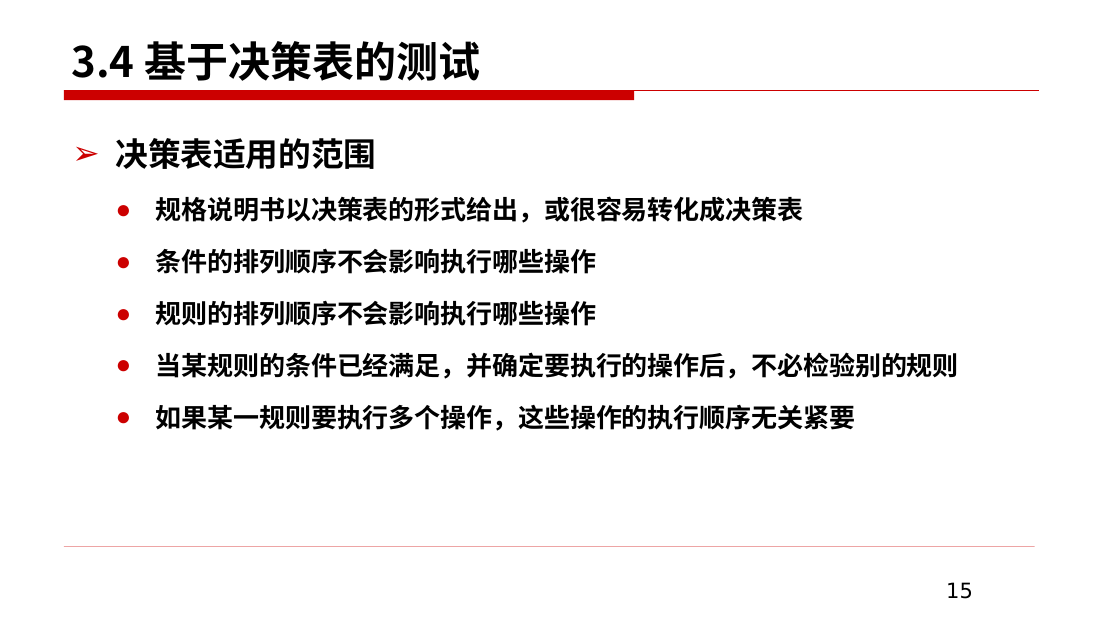
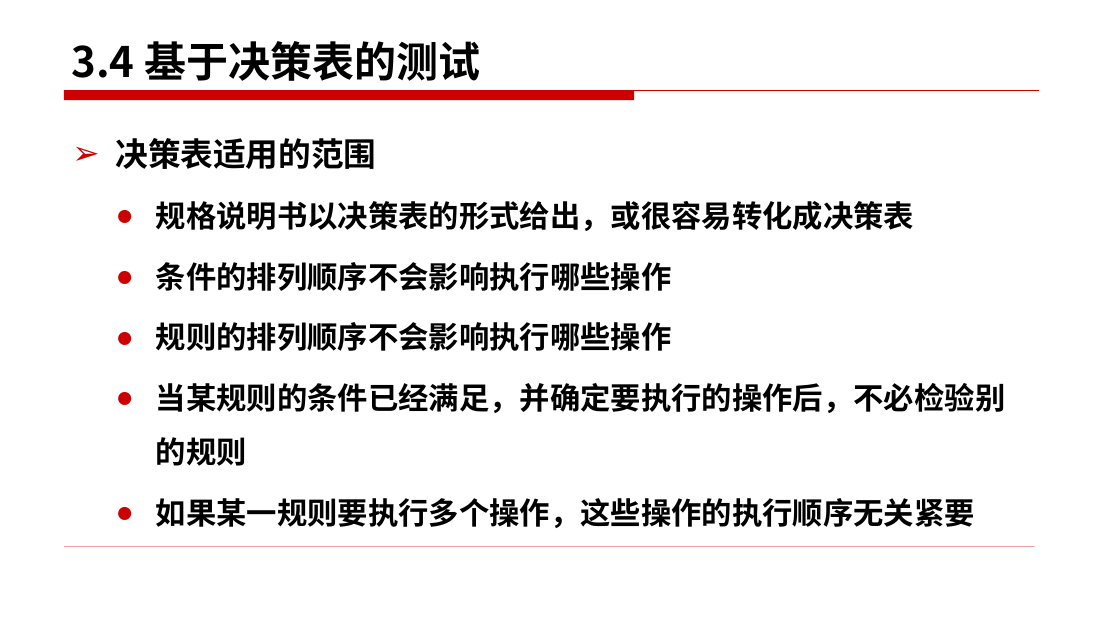
Before and after one commit to edu2act/course-foundation-software-tesing, a slide deck: slide 15 of materials/slides/3.4 .pptx. Drawn at 1120x630 pixels with LibreOffice and Linux fonts; fonts in the diff are those of the drawing. Boxes give left, top, right and bottom in pixels: in the first picture for what was removed or moved away, otherwise in the second. Text is boxed around its words. In the diff, an @@ line names an element or a change of style, - is before the commit and + after.

```diff
--- a/materials/slides/3.4 .pptx
+++ b/materials/slides/3.4 .pptx
@@ text at (x1=156, y1=201, x2=1006, y2=528): size 22.2 to 26 pt @@
@@ page number removed at (x1=946, y1=582, x2=973, y2=599) @@
-15
```
Also in this commit, not shown: 13 other slides changed, 13 other files.
